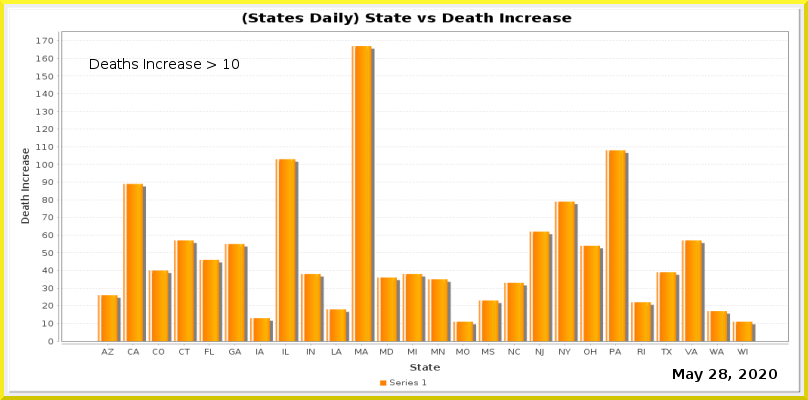
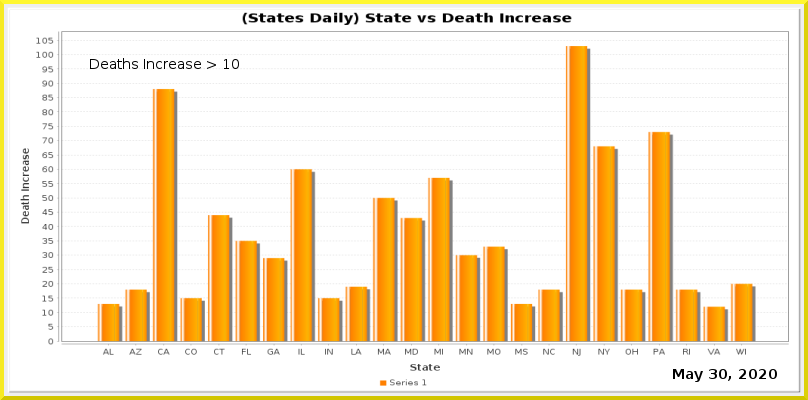
Before/after of a 808px x 400px layered artwork. What changed in the layer stack:
painted on "Current Date" over (x1=709, y1=369, x2=727, y2=379)
painted on "Date_vs_TestIncrease.png" over (x1=36, y1=37, x2=789, y2=356)
